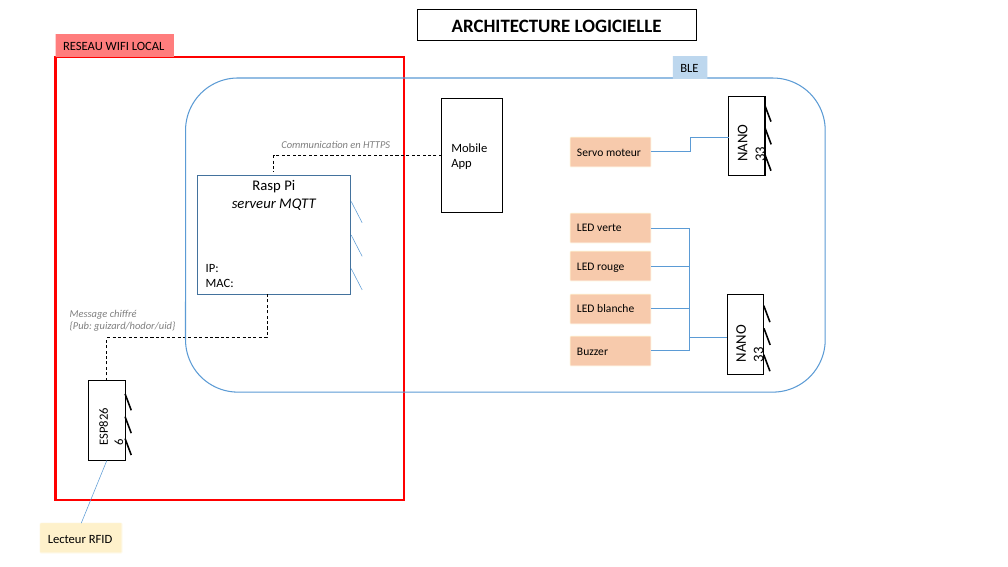
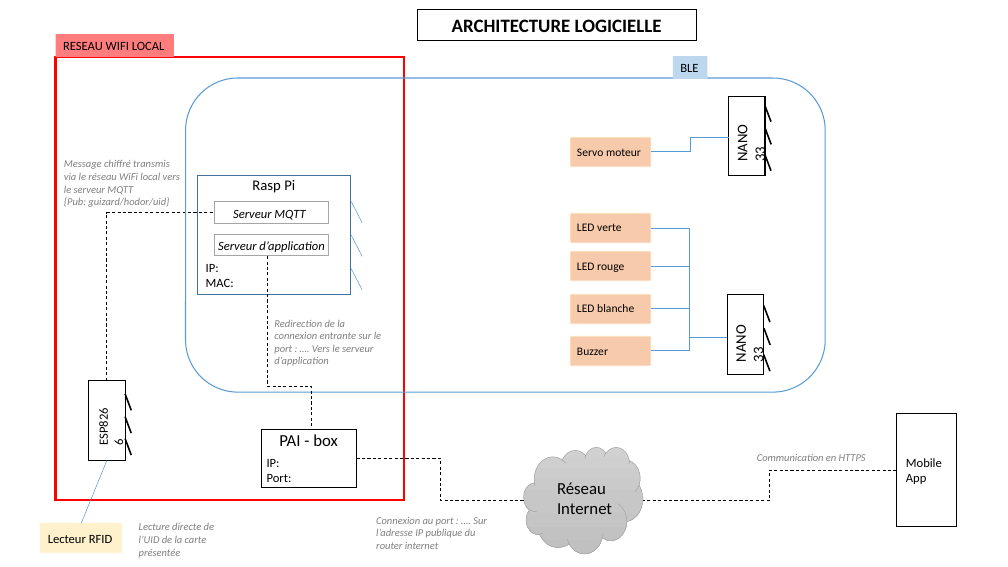
Before and after one commit to mapfra/LPIOTIA_2019_HODOR, a slide deck: slide 2 of schemas_architecture_materielle.pptx. Drawn at 1008x567 pixels with LibreOffice and Linux fonts; fonts in the diff are those of the drawing. Boxes give left, top, right and bottom in pixels: in the first picture for what was removed or moved away, otherwise in the second. Text is boxed around its words. In the diff, an @@ line names an element or a change of style, - is before the commit and + after.

```diff
--- a/schemas_architecture_materielle.pptx
+++ b/schemas_architecture_materielle.pptx
@@ text "Message chiffré transmis via le ...": place and size @@
-text "Message chiffré transmis via le ..." at [70, 310, 175, 331]
+text "Message chiffré transmis via le ..." at [64, 160, 180, 207]
@@ text at [64, 160, 180, 194]: text changed @@
-Message chiffré
+Message chiffré transmis via le réseau WiFi local vers le serveur MQTT
@@ rectangle added at [215, 202, 328, 224], fill #FFFFFF, outline #A5A5A5 1 pt @@
@@ text at [232, 198, 316, 210]: paragraph removed @@
-serveur MQTT
@@ elbow line moved from (107, 381) - (267, 295) to (107, 381) - (215, 212) @@
@@ rectangle added at [215, 234, 328, 256], fill #FFFFFF, outline #A5A5A5 1 pt @@
@@ text added at [233, 210, 305, 220], 12 pt, text #000000, italic @@
+Serveur MQTT
@@ text added at [218, 241, 324, 252], 12 pt, text #000000, italic @@
+Serveur d’application
@@ elbow line added from (312, 426) to (267, 256), #000000 0.75 pt dashed @@
@@ text added at [274, 320, 381, 366], 10 pt, text #808080, italic @@
+Redirection de la connexion entrante sur le port : …. Vers le serveur d’application
@@ rectangle: place and size @@
-rectangle at [442, 98, 503, 212]
+rectangle at [897, 414, 957, 527]
@@ rectangle added at [262, 430, 357, 488], fill #FFFFFF, outline #000000 1 pt @@
@@ text added at [279, 434, 338, 446], 16 pt, text #000000 @@
+PAI - box
@@ cloud added at [524, 447, 644, 554], fill gradient #D2D2D2 to #C8C8C8 to #C0C0C0, outline #A5A5A5 0.5 pt @@
@@ text "Communication en HTTPS": place and size @@
-text "Communication en HTTPS" at [281, 141, 390, 148]
+text "Communication en HTTPS" at [757, 454, 866, 461]
@@ text added at [267, 459, 292, 482], 12 pt, text #000000 @@
+IP:
+Port:
@@ elbow line moved from (442, 156) - (274, 172) to (357, 458) - (524, 501) @@
@@ elbow line added from (897, 470) to (643, 501), #000000 0.75 pt dashed @@
@@ text "Mobile App": place and size @@
-text "Mobile App" at [451, 143, 487, 169]
+text "Mobile App" at [906, 458, 942, 484]
@@ text added at [557, 482, 612, 514], 16 pt, text #000000 @@
+Réseau Internet
@@ text added at [139, 523, 214, 558], 10 pt, text #808080, italic @@
+Lecture directe de l’UID de la carte présentée
@@ text added at [376, 517, 487, 549], 10 pt, text #808080, italic @@
+Connexion au port : …. Sur l’adresse IP publique du router internet
```
Also in this commit, not shown: 1 other slide changed, 1 other file.
